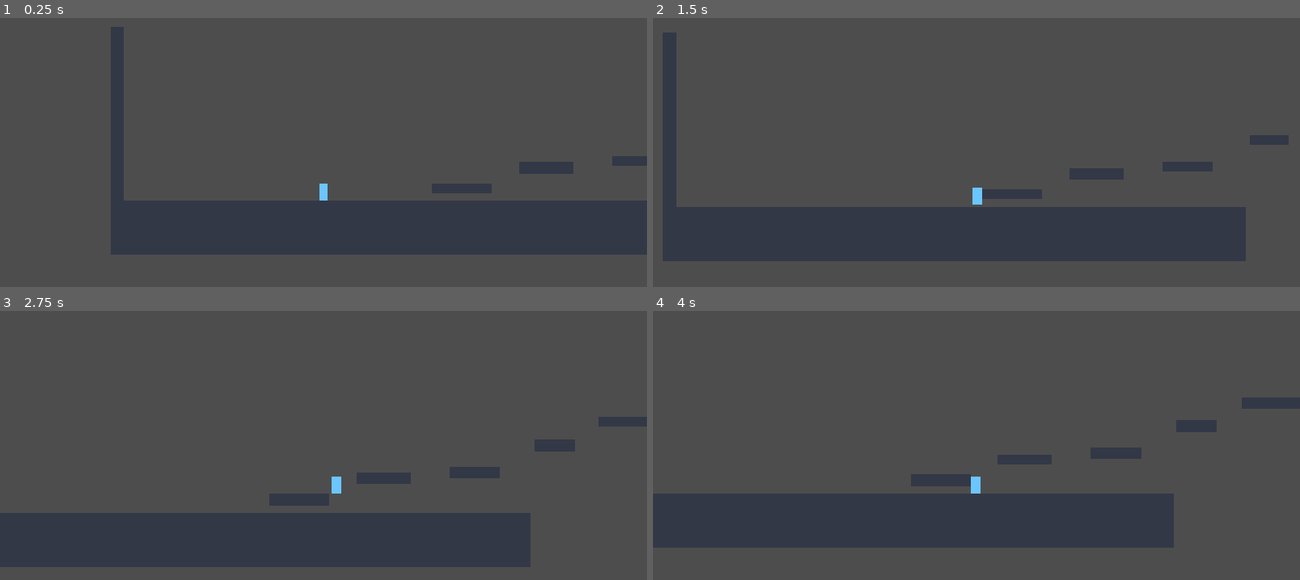
Above: before the commit, frames 1-4 (two rows, left to right).
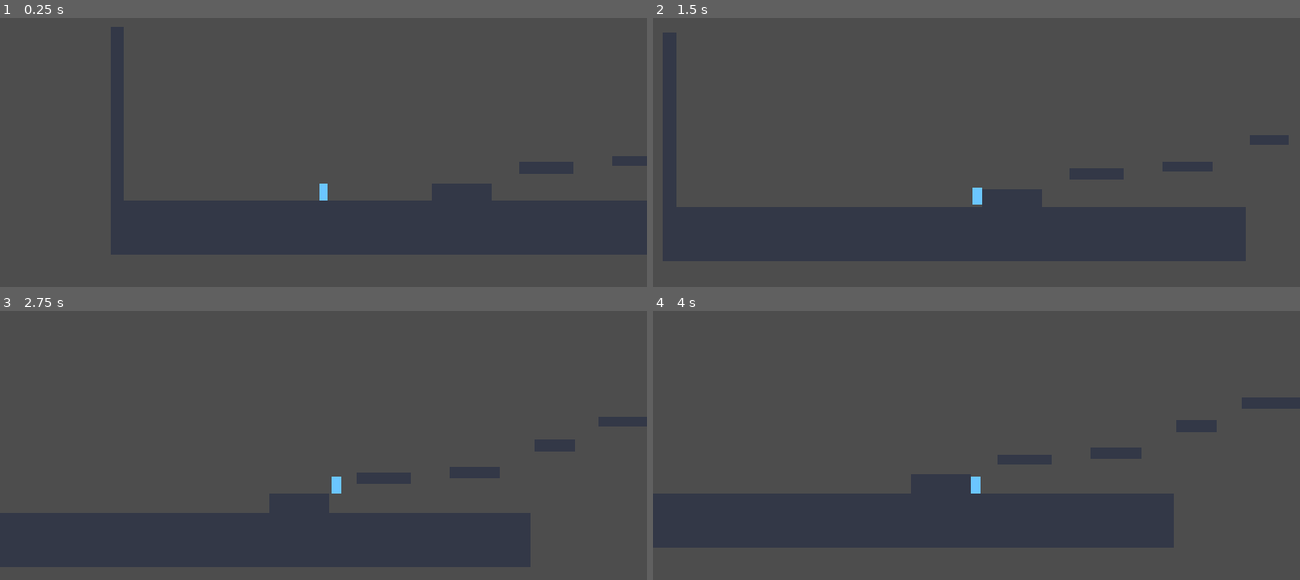
Above: after the commit, the same moments.

Repository: p4inz-code/project-ascent
Game: Godot game, scene res://scenes/main_scene.tscn
Two runs of this game, one before a commit and one after it. Both use one fixed random seed, a clock stepped at 60 frames per second and the inputs below.
Inputs (mouse positions are in pixels of both pictures, inside the frame that each line leads up to):
- Up to frame 1 (0.25 s): no input
- Up to frame 2 (1.5 s): tap Enter (ui_accept) at 0.5 s; move the mouse to (1118, 171) at 0.52 s; hold D (move_right) 0.53-1.25 s; tap Shift (dash) at 0.6 s; click (1118, 171) at 0.67 s; tap Space (jump) at 0.77, 1.07 s; tap J at 0.8 s; drag from (847, 206) to (944, 262) at 1.27 s
- Up to frame 3 (2.75 s): move the mouse to (388, 402) at 2.02 s; hold D (move_right) from 2.03 s (still down); hold Space (jump) from 2.03 s (still down); tap Shift (dash) at 2.3 s
- Up to frame 4 (4 s): release D (move_right) at 2.75 s; release Space (jump) at 2.75 s; drag from (944, 555) to (782, 426) at 2.77 s; move the mouse to (1170, 536) at 3.52 s; hold A (move_left) from 3.53 s (still down); hold Space (jump) from 3.53 s (still down); tap J at 3.6 s

The runs differ from the first frame. In frame 1, 0.2% of the frame differs, in the area x 66-76%, y 65-68%; in frame 2, 0.3%, in the area x 50-61%, y 67-71%; in frame 3, 0.2%; in frame 4, 0.2%.

Commit message:
fix(level): remove the dead landing strips and regression-test completability
Two spots in the greybox had less standing clearance than the player's body
(52 px), which is worse than it sounds: the collider is squeezed into the floor
*and* the jump is eaten on its first frame, so the button silently does nothing.
Measured rises in those strips were 13 px and 3 px.

- DashPad under TopLedge: 46 px clearance, on the landing zone of the hardest
  jump in the level, with the goal directly overhead. TopLedge now sits beside
  DashPad (70 px gap, 48 px rise) instead of over it; ShaftWall and Goal move
  with it so the wall still closes the right edge and the goal still rests on
  the ledge.
- Ground under P1: 24 px, sealing an unreachable void. P1 is now a solid step
  resting on the ground with an unchanged top surface.

tests/test_level.gd locks this down: the geometry contract (headroom, goal on a
platform, spawn clear with ground under it, kill plane below everything) plus an
autopilot that drives the real controller from spawn to the goal in one
continuous run — 395 frames, deterministic. Per-gap probing cannot replace it:
probe_reach.gd teleports to a clean takeoff for every jump, so it is blind to
composition failures. Verified the test fails (3 checks) with TopLedge back in
its old place.

probe_reach.gd was itself producing false UNREACHABLE reports: synthetic key
events can be dropped under the headless input pump, and a mid-air goal touch
respawns the player and read as a miss. Both fixed; the report is now stable
across runs, with LaunchPad -> DashPad the only gap needing the dash.

All four suites green (50 assertions).

Diff:
--- a/scenes/main_scene.tscn
+++ b/scenes/main_scene.tscn
@@ -21,8 +21,8 @@
 size = Vector2(40, 680)
 
 [node name="P1" parent="Terrain" instance=ExtResource("2_platform")]
-position = Vector2(760, 700)
-size = Vector2(180, 32)
+position = Vector2(760, 712)
+size = Vector2(180, 56)
 
 [node name="P2" parent="Terrain" instance=ExtResource("2_platform")]
 position = Vector2(1010, 640)
@@ -45,19 +45,19 @@
 size = Vector2(240, 32)
 
 [node name="TopLedge" parent="Terrain" instance=ExtResource("2_platform")]
-position = Vector2(2280, 392)
+position = Vector2(2530, 422)
 size = Vector2(180, 32)
 color = Color(0.24, 0.34, 0.26, 1)
 
 [node name="ShaftWall" parent="Terrain" instance=ExtResource("2_platform")]
-position = Vector2(2540, 360)
+position = Vector2(2640, 360)
 size = Vector2(40, 420)
 
 [node name="Player" parent="." instance=ExtResource("3_player")]
 position = Vector2(350, 680)
 
 [node name="Goal" type="Area2D" parent="."]
-position = Vector2(2280, 328)
+position = Vector2(2530, 358)
 
 [node name="GoalVisual" type="Polygon2D" parent="Goal"]
 color = Color(0.3, 0.85, 0.45, 0.5)
--- /dev/null
+++ b/tests/test_level.gd
@@ -0,0 +1,215 @@
+extends "res://tests/test_base.gd"
+## Headless level-integrity tests: the greybox's geometry contract and the one
+## question that matters most — can the course actually be finished?
+##
+## These guard the class of bug that is invisible in a screenshot and invisible to
+## per-gap reachability checks: a slab hanging so low over a landing surface that
+## the body does not fit (which also silently kills the jump button), a goal left
+## behind when its platform moves, a spawn inside geometry, or a level edit that
+## quietly makes the route unbeatable.
+## Run: Godot --headless --path <project> --script res://tests/test_level.gd
+## Exit code 0 = all checks passed, 1 = a check failed.
+
+## Intended route, in order; each entry is a Terrain child name.
+const ROUTE := ["Ground", "P1", "P2", "P3", "P4", "LaunchPad", "DashPad", "TopLedge"]
+## Measured flat running-jump reach (tools/probe_envelope.gd). Wider needs a dash.
+const FLAT_REACH := 175.0
+
+var _body := Vector2(28.0, 52.0)
+
+
+func _suite_name() -> String:
+	return "test_level"
+
+
+func _run() -> void:
+	var shape: RectangleShape2D = _player.get_node("CollisionShape2D").shape
+	_body = shape.size
+	_check_headroom()
+	_check_goal_placement()
+	_check_spawn()
+	_check_kill_depth()
+	await _check_completable()
+
+
+## Axis-aligned world-space bounds of a Terrain child.
+func _bounds(n: Node2D) -> Dictionary:
+	var half: Vector2 = n.size * 0.5
+	return {
+		"name": String(n.name),
+		"left": n.global_position.x - half.x,
+		"right": n.global_position.x + half.x,
+		"top": n.global_position.y - half.y,
+		"bottom": n.global_position.y + half.y,
+	}
+
+
+func _terrain() -> Array[Dictionary]:
+	var out: Array[Dictionary] = []
+	for child in _main.get_node("Terrain").get_children():
+		out.append(_bounds(child))
+	return out
+
+
+## Every surface the player can land on must have room to stand. A slab hanging
+## lower than the body height leaves a strip where the collider intersects the
+## ceiling: the player is squeezed and a jump is eaten on its first frame.
+func _check_headroom() -> void:
+	var worst := ""
+	for surface in _terrain():
+		for slab in _terrain():
+			if slab["name"] == surface["name"] or slab["bottom"] >= surface["top"]:
+				continue
+			var lo: float = maxf(surface["left"], slab["left"])
+			var hi: float = minf(surface["right"], slab["right"])
+			if hi <= lo:
+				continue
+			var clearance: float = surface["top"] - slab["bottom"]
+			if clearance < _body.y:
+				worst = "%s under %s x[%.0f..%.0f] clearance=%.0f < body %.0f" % [
+					surface["name"], slab["name"], lo, hi, clearance, _body.y]
+	_check("every landable surface has standing headroom (%s)" % (
+		"clear" if worst.is_empty() else worst), worst.is_empty())
+
+
+## The goal must rest on a platform. It is a separate node from the terrain, so
+## moving the final ledge without moving the goal leaves an unreachable win
+## condition floating in the air — exactly the mistake this catches.
+func _check_goal_placement() -> void:
+	var goal: Node2D = _main.get_node("Goal")
+	var shape: RectangleShape2D = goal.get_node("GoalShape").shape
+	var half: Vector2 = shape.size * 0.5
+	var bottom: float = goal.global_position.y + half.y
+	var left: float = goal.global_position.x - half.x
+	var right: float = goal.global_position.x + half.x
+	var resting_on := ""
+	for p in _terrain():
+		if absf(bottom - float(p["top"])) < 8.0 and left >= float(p["left"]) \
+				and right <= float(p["right"]):
+			resting_on = String(p["name"])
+			break
+	_check("goal rests on a platform (%s)" % (
+		resting_on if not resting_on.is_empty() else "FLOATING"), not resting_on.is_empty())
+	# It also has to be tall enough for a standing player to touch it.
+	_check("goal is tall enough to touch while standing", shape.size.y >= _body.y * 0.75)
+
+
+## The spawn must be clear of geometry with ground under it, so a fresh life never
+## starts embedded in a wall or falling into the void.
+func _check_spawn() -> void:
+	var spawn: Vector2 = _main._spawn_point
+	var half: Vector2 = _body * 0.5
+	var embedded := ""
+	var ground_below := false
+	for p in _terrain():
+		var overlaps_x: bool = spawn.x + half.x > float(p["left"]) \
+				and spawn.x - half.x < float(p["right"])
+		if overlaps_x and spawn.y + half.y > float(p["top"]) \
+				and spawn.y - half.y < float(p["bottom"]):
+			embedded = String(p["name"])
+		if overlaps_x and float(p["top"]) >= spawn.y + half.y \
+				and float(p["top"]) - (spawn.y + half.y) < 200.0:
+			ground_below = true
+	_check("spawn is not inside terrain (%s)" % (
+		"clear" if embedded.is_empty() else embedded), embedded.is_empty())
+	_check("spawn has ground beneath it", ground_below)
+
+
+## The kill plane must sit below the whole level, so it only ever catches a fall
+## out of the world — never a platform the player is standing on.
+func _check_kill_depth() -> void:
+	var lowest := -INF
+	for p in _terrain():
+		lowest = maxf(lowest, float(p["bottom"]))
+	_check("kill depth is below every platform (%.0f > %.0f)" % [_main.kill_depth, lowest],
+		_main.kill_depth > lowest)
+
+
+## The load-bearing check: drive the real controller from spawn to the goal in one
+## continuous run. Per-gap reachability (tools/probe_reach.gd) teleports the player
+## to a clean takeoff spot for every jump, so it cannot catch composition failures
+## — landing so close to the next edge that no run-up is left, or arriving with the
+## dash already spent. The autopilot only holds "run right", jumps near each lip,
+## and spends the dash on the one gap too wide to clear flat.
+func _check_completable() -> void:
+	var goals := [0]
+	var _cb := func() -> void: goals[0] += 1
+	_main.level_completed.connect(_cb)
+	var frames := 0
+	# The dash trigger is the one beat a fixed script cannot guess, so try a few
+	# points (dash once vertical velocity passes this value) in turn.
+	for trigger in [-200.0, -30.0, 100.0, -400.0, 250.0]:
+		frames = await _autopilot(trigger, goals)
+		if frames > 0:
+			break
+	_main.level_completed.disconnect(_cb)
+	_check("the course can be completed from spawn (%s)" % (
+		"%d frames" % frames if frames > 0 else "NEVER FINISHED"), frames > 0)
+
+
+## One autopilot attempt. Returns the frame count on completion, 0 on failure.
+func _autopilot(dash_trigger: float, goals: Array) -> int:
+	_player.global_position = _main._spawn_point
+	_player.reset_state()
+	Input.action_release("jump")
+	Input.action_release("dash")
+	Input.action_release("move_left")
+	var goals_before: int = goals[0]
+	await _step(20)
+	Input.action_press("move_right", 1.0)
+
+	var idx := 0
+	var furthest := 0
+	var dashed_this_flight := false
+	var frames := 0
+	for _i in 1200:
+		await physics_frame
+		frames += 1
+		if goals[0] > goals_before:
+			Input.action_release("jump")
+			Input.action_release("move_right")
+			return frames
+
+		var feet: float = _player.global_position.y + _body.y * 0.5
+		var px: float = _player.global_position.x
+		if _player.is_on_floor():
+			dashed_this_flight = false
+			# Which route platform are we standing on? Never go backwards.
+			for r in range(furthest, ROUTE.size()):
+				var p := _bounds(_main.get_node("Terrain/" + ROUTE[r]))
+				if absf(feet - float(p["top"])) < 8.0 \
+						and px >= float(p["left"]) - _body.x * 0.5 \
+						and px <= float(p["right"]) + _body.x * 0.5:
+					idx = r
+					furthest = r
+					break
+		if idx >= ROUTE.size() - 1:
+			continue
+
+		var src := _bounds(_main.get_node("Terrain/" + ROUTE[idx]))
+		var dst := _bounds(_main.get_node("Terrain/" + ROUTE[idx + 1]))
+		var gap: float = float(dst["left"]) - float(src["right"])
+		# Where to leave the ground: at the lip of a real gap, or a little before
+		# the destination's face when it sits on top of the current surface.
+		var takeoff: float = float(src["right"]) - 24.0
+		if gap <= 0.0:
+			takeoff = float(dst["left"]) - 70.0
+
+		if _player.is_on_floor():
+			if px >= takeoff:
+				Input.action_press("jump", 1.0)
+			else:
+				# Only ever release while grounded — releasing mid-rise would trip
+				# variable-jump-height damping and cut the arc short.
+				Input.action_release("jump")
+		elif gap > FLAT_REACH and not dashed_this_flight \
+				and _player.velocity.y >= dash_trigger:
+			Input.action_press("dash", 1.0)
+			dashed_this_flight = true
+			await physics_frame
+			frames += 1
+			Input.action_release("dash")
+
+	Input.action_release("jump")
+	Input.action_release("move_right")
+	return 0
--- a/tests/test_movement.gd
+++ b/tests/test_movement.gd
@@ -88,10 +88,10 @@
 	_check("dash ends", not _player._is_dashing)
 	_check("dash bleeds back to speed cap", absf(_player.velocity.x) <= _player.max_speed + 1.0)
 
-	# Phase 8: wall slide + wall jump. Park the player against the left face of
-	# ShaftWall (its collider spans x 2520..2560), hold into the wall, and let
-	# gravity pull it down.
-	_player.global_position = Vector2(2500.0, 400.0)
+	# Phase 8: wall slide + wall jump. Park the player just left of ShaftWall's
+	# face (its collider spans x 2620..2660) in the open air below TopLedge, hold
+	# into the wall, and let gravity pull it down.
+	_player.global_position = Vector2(2600.0, 480.0)
 	_player.velocity = Vector2.ZERO
 	Input.action_press("move_right", 1.0)
 	await _step(12)
--- a/tools/probe_reach.gd
+++ b/tools/probe_reach.gd
@@ -7,6 +7,10 @@
 
 var _main: Node
 var _player: CharacterBody2D
+## Bumped whenever the level's goal fires. The goal sits on the last platform, so
+## an attempt at the final transition can complete the level in mid-air — which
+## respawns the player and would otherwise read as a miss.
+var _completions: int = 0
 
 # Route in order; each entry is a Terrain child name.
 const ROUTE := ["Ground", "P1", "P2", "P3", "P4", "LaunchPad", "DashPad", "TopLedge"]
@@ -44,6 +48,7 @@
 	root.add_child(_main)
 	await physics_frame
 	_player = _main.get_node("Player")
+	_main.level_completed.connect(func() -> void: _completions += 1)
 
 	for i in ROUTE.size() - 1:
 		var a := _rect(ROUTE[i])
@@ -85,35 +90,52 @@
 
 ## Place the player on the source right edge, run right, hold jump, optionally
 ## dash when vy passes vy_trigger, and check whether it lands on destination b.
+##
+## Input goes through `Input.action_press` rather than synthetic key events: a
+## synthetic `InputEventKey` can register a frame late (or be swallowed) under the
+## headless pump, which silently turned "ran off the edge without jumping" into a
+## false UNREACHABLE and made the whole report non-deterministic. Action-level
+## presses are what the run input already used, and they are reliable. The test
+## suites keep using real key events on purpose — they also verify the bindings.
 func _attempt(a: Dictionary, b: Dictionary, use_dash: bool, vy_trigger: float) -> bool:
 	# Start a little back from the edge so we hit max speed before takeoff.
 	_player.global_position = Vector2(a["right"] - 60.0, a["top"] - 30.0)
 	_player.velocity = Vector2.ZERO
+	_player.reset_state()
 	Input.action_release("move_left")
-	_tap(KEY_SPACE, false)
-	_tap(KEY_J, false)
+	Input.action_release("jump")
+	Input.action_release("dash")
 	await _step(16)
 	Input.action_press("move_right", 1.0)
 	await _step(10)
 	var dashed := false
-	_tap(KEY_SPACE, true)
+	var launched := false
 	var landed_on_b := false
-	for _i in 130:
+	var goals_before := _completions
+	Input.action_press("jump", 1.0)
+	for _i in 160:
 		await physics_frame
-		if use_dash and not dashed and _player.velocity.y >= vy_trigger:
-			_tap(KEY_J, true)
+		if _player.velocity.y < -50.0:
+			launched = true
+		if use_dash and not dashed and launched and _player.velocity.y >= vy_trigger:
+			Input.action_press("dash", 1.0)
 			dashed = true
 			await physics_frame
-			_tap(KEY_J, false)
+			Input.action_release("dash")
+		# Touching the goal counts as arriving: it sits on the final platform, so a
+		# clean final hop trips it before touchdown (and the level then respawns).
+		if _completions > goals_before:
+			landed_on_b = true
+			break
 		var px := _player.global_position.x
 		var feet := _player.global_position.y + 26.0
-		if _player.is_on_floor() and px >= b["left"] - 14.0 and px <= b["right"] + 14.0 \
-				and absf(feet - b["top"]) < 8.0:
+		if launched and _player.is_on_floor() and px >= b["left"] - 14.0 \
+				and px <= b["right"] + 14.0 and absf(feet - b["top"]) < 8.0:
 			landed_on_b = true
 			break
 		# Bail if we've fallen well below the destination (missed).
 		if feet > b["top"] + 200.0:
 			break
-	_tap(KEY_SPACE, false)
+	Input.action_release("jump")
 	Input.action_release("move_right")
 	return landed_on_b
Not shown, added: tests/test_level.gd.uid
Not shown, changed: docs/ARCHITECTURE.md
